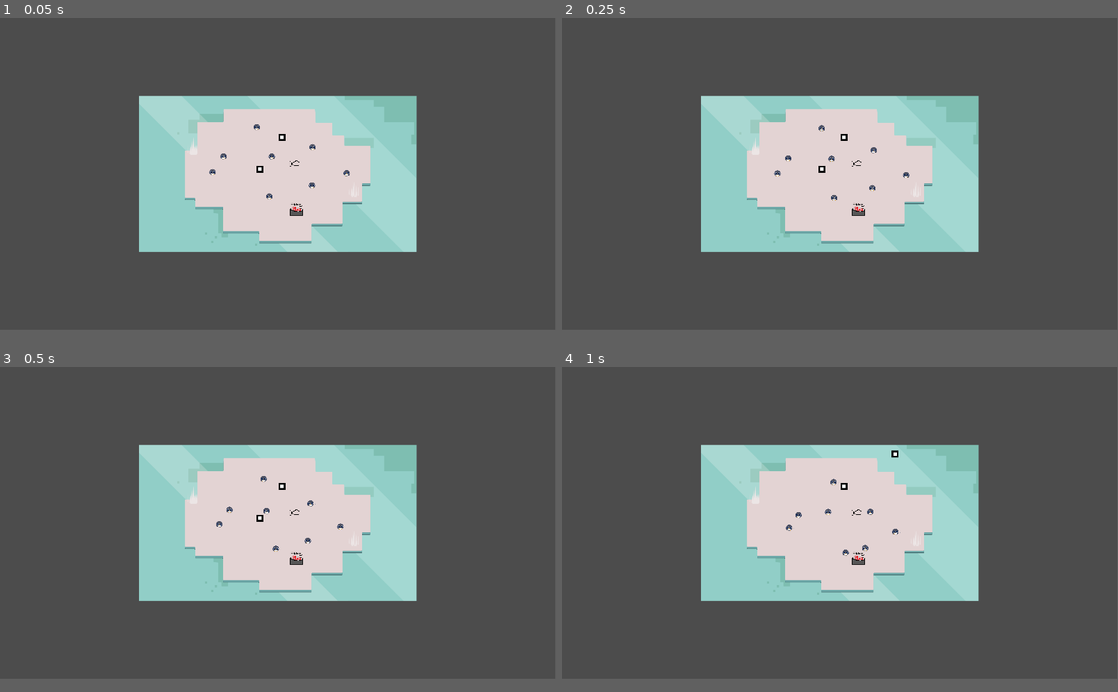
Above: before the commit, frames 1-4 (two rows, left to right).
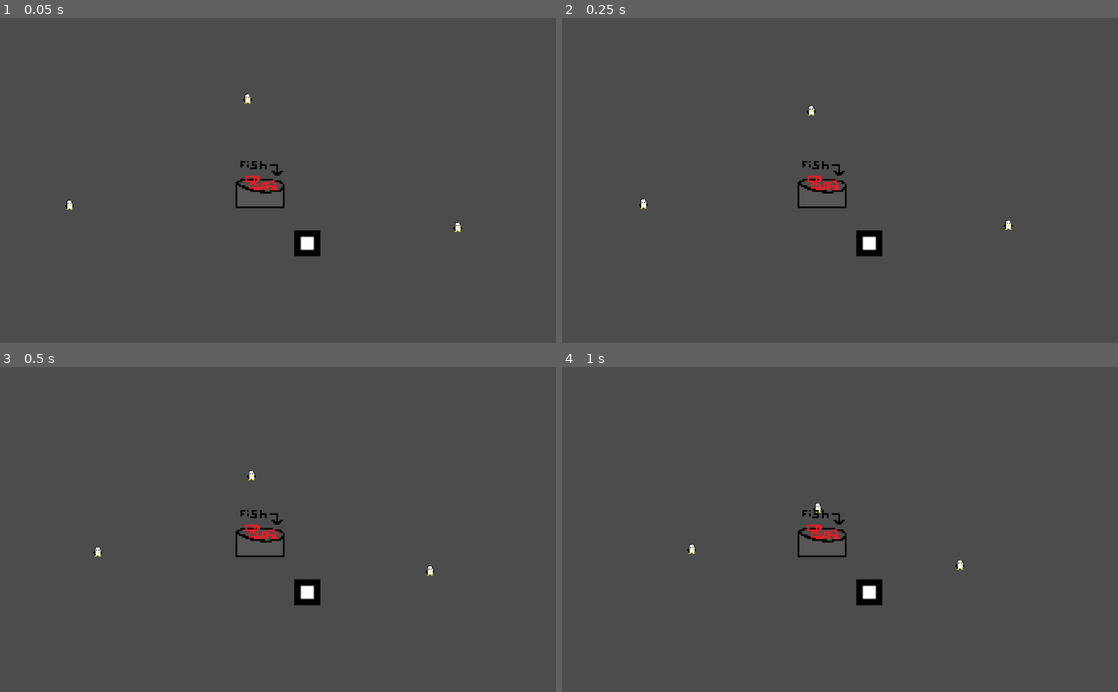
Above: after the commit, the same moments.

Repository: LeftCircle/Penguin-Day-Care
Game: Godot game, scene res://Main.tscn
Same seed, same stepped clock (60 frames per second), same inputs: the game is played once before the commit and once after it. Before the commit the project starts from res://Map/Levels/Level_0.tscn. The engine's default icon, where the game draws it, is replaced by a stand-in: a white triangle on a blue panel in a dark square.
Inputs (mouse positions are in pixels of both pictures, inside the frame that each line leads up to):
- Up to frame 1 (0.05 s): no input
- Up to frame 2 (0.25 s): no input
- Up to frame 3 (0.5 s): no input
- Up to frame 4 (1 s): drag from (823, 519) to (895, 454) at 0.52 s
In our replay, the window is 799x449 before the commit and 800x468 after it. These sizes can differ from the game's own. Grey fills any space a smaller window leaves; there, only what the larger window draws over its background counts as a difference.

The runs differ from the first frame. In frame 1, 24% of the frame differs, in the area x 11-84%, y 23-74%; in frame 2, 24%; in frame 3, 24%; in frame 4, 24%.
Error after the commit: Invalid call. Nonexistent function 'get_closest_point' in base 'Nil'. (res://Singletons/GlobalFunctions.gd:20)

Commit message:
bare n shark

Diff:
--- /dev/null
+++ b/Characters/Fish/Fish.tscn
@@ -0,0 +1,45 @@
+[gd_scene load_steps=4 format=2]
+
+[ext_resource path="res://Assets/FishBucket/FishSmall.png" type="Texture" id=1]
+
+[sub_resource type="Animation" id=1]
+resource_name = "FishBucketBeingEaten"
+tracks/0/type = "value"
+tracks/0/path = NodePath("Sprites/FishBucket:frame")
+tracks/0/interp = 1
+tracks/0/loop_wrap = true
+tracks/0/imported = false
+tracks/0/enabled = true
+tracks/0/keys = {
+"times": PoolRealArray( 0, 0.3, 0.6 ),
+"transitions": PoolRealArray( 1, 1, 1 ),
+"update": 1,
+"values": [ 0, 1, 2 ]
+}
+
+[sub_resource type="Animation" id=2]
+length = 0.001
+tracks/0/type = "value"
+tracks/0/path = NodePath("Sprites/FishBucket:frame")
+tracks/0/interp = 1
+tracks/0/loop_wrap = true
+tracks/0/imported = false
+tracks/0/enabled = true
+tracks/0/keys = {
+"times": PoolRealArray( 0 ),
+"transitions": PoolRealArray( 1 ),
+"update": 0,
+"values": [ 0 ]
+}
+
+[node name="KinematicBody2D" type="KinematicBody2D"]
+
+[node name="Sprites" type="Node2D" parent="."]
+
+[node name="FishBucket" type="Sprite" parent="Sprites"]
+texture = ExtResource( 1 )
+hframes = 6
+
+[node name="AnimationPlayer" type="AnimationPlayer" parent="."]
+anims/FishBucketBeingEaten = SubResource( 1 )
+anims/RESET = SubResource( 2 )
--- /dev/null
+++ b/Characters/Shark/Shark.tscn
@@ -0,0 +1,688 @@
+[gd_scene load_steps=11 format=2]
+
+[ext_resource path="res://Assets/Shark/Shark.png" type="Texture" id=1]
+
+[sub_resource type="Animation" id=1]
+length = 0.001
+tracks/0/type = "value"
+tracks/0/path = NodePath("Sprites/Shark:frame")
+tracks/0/interp = 1
+tracks/0/loop_wrap = true
+tracks/0/imported = false
+tracks/0/enabled = true
+tracks/0/keys = {
+"times": PoolRealArray( 0 ),
+"transitions": PoolRealArray( 1 ),
+"update": 0,
+"values": [ 1 ]
+}
+tracks/1/type = "value"
+tracks/1/path = NodePath("Sprites/SharkSenses:position")
+tracks/1/interp = 1
+tracks/1/loop_wrap = true
+tracks/1/imported = false
+tracks/1/enabled = true
+tracks/1/keys = {
+"times": PoolRealArray( 0 ),
+"transitions": PoolRealArray( 1 ),
+"update": 0,
+"values": [ Vector2( -300, 300 ) ]
+}
+tracks/2/type = "value"
+tracks/2/path = NodePath("Sprites/SharkSenses:frame")
+tracks/2/interp = 1
+tracks/2/loop_wrap = true
+tracks/2/imported = false
+tracks/2/enabled = true
+tracks/2/keys = {
+"times": PoolRealArray( 0 ),
+"transitions": PoolRealArray( 1 ),
+"update": 0,
+"values": [ 3 ]
+}
+
+[sub_resource type="Animation" id=2]
+resource_name = "SwimDownLeft"
+length = 2.0
+loop = true
+tracks/0/type = "value"
+tracks/0/path = NodePath("Sprites/Shark:frame")
+tracks/0/interp = 1
+tracks/0/loop_wrap = true
+tracks/0/imported = false
+tracks/0/enabled = true
+tracks/0/keys = {
+"times": PoolRealArray( 0, 0.5, 1, 1.5 ),
+"transitions": PoolRealArray( 1, 1, 1, 1 ),
+"update": 1,
+"values": [ 1, 2, 1, 0 ]
+}
+tracks/1/type = "value"
+tracks/1/path = NodePath("Sprites/Shark:flip_h")
+tracks/1/interp = 1
+tracks/1/loop_wrap = true
+tracks/1/imported = false
+tracks/1/enabled = true
+tracks/1/keys = {
+"times": PoolRealArray( 0 ),
+"transitions": PoolRealArray( 1 ),
+"update": 1,
+"values": [ true ]
+}
+tracks/2/type = "value"
+tracks/2/path = NodePath("Sprites/Shark:flip_v")
+tracks/2/interp = 1
+tracks/2/loop_wrap = true
+tracks/2/imported = false
+tracks/2/enabled = true
+tracks/2/keys = {
+"times": PoolRealArray( 0 ),
+"transitions": PoolRealArray( 1 ),
+"update": 1,
+"values": [ true ]
+}
+tracks/3/type = "value"
+tracks/3/path = NodePath("Sprites/SharkSenses:visible")
+tracks/3/interp = 1
+tracks/3/loop_wrap = true
+tracks/3/imported = false
+tracks/3/enabled = true
+tracks/3/keys = {
+"times": PoolRealArray( 0 ),
+"transitions": PoolRealArray( 1 ),
+"update": 1,
+"values": [ false ]
+}
+
+[sub_resource type="Animation" id=6]
+resource_name = "SwimDownLeftSensing"
+length = 2.0
+loop = true
+tracks/0/type = "value"
+tracks/0/path = NodePath("Sprites/Shark:frame")
+tracks/0/interp = 1
+tracks/0/loop_wrap = true
+tracks/0/imported = false
+tracks/0/enabled = true
+tracks/0/keys = {
+"times": PoolRealArray( 0, 0.5, 1, 1.5 ),
+"transitions": PoolRealArray( 1, 1, 1, 1 ),
+"update": 1,
+"values": [ 1, 2, 1, 0 ]
+}
+tracks/1/type = "value"
+tracks/1/path = NodePath("Sprites/Shark:flip_h")
+tracks/1/interp = 1
+tracks/1/loop_wrap = true
+tracks/1/imported = false
+tracks/1/enabled = true
+tracks/1/keys = {
+"times": PoolRealArray( 0 ),
+"transitions": PoolRealArray( 1 ),
+"update": 1,
+"values": [ true ]
+}
+tracks/2/type = "value"
+tracks/2/path = NodePath("Sprites/Shark:flip_v")
+tracks/2/interp = 1
+tracks/2/loop_wrap = true
+tracks/2/imported = false
+tracks/2/enabled = true
+tracks/2/keys = {
+"times": PoolRealArray( 0 ),
+"transitions": PoolRealArray( 1 ),
+"update": 1,
+"values": [ true ]
+}
+tracks/3/type = "value"
+tracks/3/path = NodePath("Sprites/SharkSenses:position")
+tracks/3/interp = 1
+tracks/3/loop_wrap = true
+tracks/3/imported = false
+tracks/3/enabled = true
+tracks/3/keys = {
+"times": PoolRealArray( 0 ),
+"transitions": PoolRealArray( 1 ),
+"update": 0,
+"values": [ Vector2( -300, 300 ) ]
+}
+tracks/4/type = "value"
+tracks/4/path = NodePath("Sprites/SharkSenses:frame")
+tracks/4/interp = 1
+tracks/4/loop_wrap = true
+tracks/4/imported = false
+tracks/4/enabled = true
+tracks/4/keys = {
+"times": PoolRealArray( 0.1, 0.5, 1, 1.5, 1.8 ),
+"transitions": PoolRealArray( 1, 1, 1, 1, 1 ),
+"update": 1,
+"values": [ 3, 4, 5, 4, 3 ]
+}
+tracks/5/type = "value"
+tracks/5/path = NodePath("Sprites/SharkSenses:visible")
+tracks/5/interp = 1
+tracks/5/loop_wrap = true
+tracks/5/imported = false
+tracks/5/enabled = true
+tracks/5/keys = {
+"times": PoolRealArray( 0, 0.1 ),
+"transitions": PoolRealArray( 1, 1 ),
+"update": 1,
+"values": [ false, true ]
+}
+tracks/6/type = "value"
+tracks/6/path = NodePath("Sprites/SharkSenses:flip_h")
+tracks/6/interp = 1
+tracks/6/loop_wrap = true
+tracks/6/imported = false
+tracks/6/enabled = true
+tracks/6/keys = {
+"times": PoolRealArray( 0 ),
+"transitions": PoolRealArray( 1 ),
+"update": 1,
+"values": [ true ]
+}
+tracks/7/type = "value"
+tracks/7/path = NodePath("Sprites/SharkSenses:flip_v")
+tracks/7/interp = 1
+tracks/7/loop_wrap = true
+tracks/7/imported = false
+tracks/7/enabled = true
+tracks/7/keys = {
+"times": PoolRealArray( 0 ),
+"transitions": PoolRealArray( 1 ),
+"update": 1,
+"values": [ true ]
+}
+
+[sub_resource type="Animation" id=3]
+resource_name = "SwimDownRight"
+length = 2.0
+loop = true
+tracks/0/type = "value"
+tracks/0/path = NodePath("Sprites/Shark:frame")
+tracks/0/interp = 1
+tracks/0/loop_wrap = true
+tracks/0/imported = false
+tracks/0/enabled = true
+tracks/0/keys = {
+"times": PoolRealArray( 0, 0.5, 1, 1.5 ),
+"transitions": PoolRealArray( 1, 1, 1, 1 ),
+"update": 1,
+"values": [ 1, 2, 1, 0 ]
+}
+tracks/1/type = "value"
+tracks/1/path = NodePath("Sprites/Shark:flip_h")
+tracks/1/interp = 1
+tracks/1/loop_wrap = true
+tracks/1/imported = false
+tracks/1/enabled = true
+tracks/1/keys = {
+"times": PoolRealArray( 0 ),
+"transitions": PoolRealArray( 1 ),
+"update": 1,
+"values": [ false ]
+}
+tracks/2/type = "value"
+tracks/2/path = NodePath("Sprites/Shark:flip_v")
+tracks/2/interp = 1
+tracks/2/loop_wrap = true
+tracks/2/imported = false
+tracks/2/enabled = true
+tracks/2/keys = {
+"times": PoolRealArray( 0 ),
+"transitions": PoolRealArray( 1 ),
+"update": 1,
+"values": [ true ]
+}
+tracks/3/type = "value"
+tracks/3/path = NodePath("Sprites/SharkSenses:visible")
+tracks/3/interp = 1
+tracks/3/loop_wrap = true
+tracks/3/imported = false
+tracks/3/enabled = true
+tracks/3/keys = {
+"times": PoolRealArray( 0 ),
+"transitions": PoolRealArray( 1 ),
+"update": 1,
+"values": [ false ]
+}
+
+[sub_resource type="Animation" id=7]
+resource_name = "SwimDownRightSensing"
+length = 2.0
+loop = true
+tracks/0/type = "value"
+tracks/0/path = NodePath("Sprites/Shark:frame")
+tracks/0/interp = 1
+tracks/0/loop_wrap = true
+tracks/0/imported = false
+tracks/0/enabled = true
+tracks/0/keys = {
+"times": PoolRealArray( 0, 0.5, 1, 1.5 ),
+"transitions": PoolRealArray( 1, 1, 1, 1 ),
+"update": 1,
+"values": [ 1, 2, 1, 0 ]
+}
+tracks/1/type = "value"
+tracks/1/path = NodePath("Sprites/Shark:flip_h")
+tracks/1/interp = 1
+tracks/1/loop_wrap = true
+tracks/1/imported = false
+tracks/1/enabled = true
+tracks/1/keys = {
+"times": PoolRealArray( 0 ),
+"transitions": PoolRealArray( 1 ),
+"update": 1,
+"values": [ false ]
+}
+tracks/2/type = "value"
+tracks/2/path = NodePath("Sprites/Shark:flip_v")
+tracks/2/interp = 1
+tracks/2/loop_wrap = true
+tracks/2/imported = false
+tracks/2/enabled = true
+tracks/2/keys = {
+"times": PoolRealArray( 0 ),
+"transitions": PoolRealArray( 1 ),
+"update": 1,
+"values": [ true ]
+}
+tracks/3/type = "value"
+tracks/3/path = NodePath("Sprites/SharkSenses:position")
+tracks/3/interp = 1
+tracks/3/loop_wrap = true
+tracks/3/imported = false
+tracks/3/enabled = true
+tracks/3/keys = {
+"times": PoolRealArray( 0 ),
+"transitions": PoolRealArray( 1 ),
+"update": 0,
+"values": [ Vector2( 300, 300 ) ]
+}
+tracks/4/type = "value"
+tracks/4/path = NodePath("Sprites/SharkSenses:frame")
+tracks/4/interp = 1
+tracks/4/loop_wrap = true
+tracks/4/imported = false
+tracks/4/enabled = true
+tracks/4/keys = {
+"times": PoolRealArray( 0.1, 0.5, 1, 1.5, 1.8 ),
+"transitions": PoolRealArray( 1, 1, 1, 1, 1 ),
+"update": 1,
+"values": [ 3, 4, 5, 4, 3 ]
+}
+tracks/5/type = "value"
+tracks/5/path = NodePath("Sprites/SharkSenses:visible")
+tracks/5/interp = 1
+tracks/5/loop_wrap = true
+tracks/5/imported = false
+tracks/5/enabled = true
+tracks/5/keys = {
+"times": PoolRealArray( 0, 0.1 ),
+"transitions": PoolRealArray( 1, 1 ),
+"update": 1,
+"values": [ false, true ]
+}
+tracks/6/type = "value"
+tracks/6/path = NodePath("Sprites/SharkSenses:flip_h")
+tracks/6/interp = 1
+tracks/6/loop_wrap = true
+tracks/6/imported = false
+tracks/6/enabled = true
+tracks/6/keys = {
+"times": PoolRealArray( 0 ),
+"transitions": PoolRealArray( 1 ),
+"update": 1,
+"values": [ false ]
+}
+tracks/7/type = "value"
+tracks/7/path = NodePath("Sprites/SharkSenses:flip_v")
+tracks/7/interp = 1
+tracks/7/loop_wrap = true
+tracks/7/imported = false
+tracks/7/enabled = true
+tracks/7/keys = {
+"times": PoolRealArray( 0 ),
+"transitions": PoolRealArray( 1 ),
+"update": 1,
+"values": [ true ]
+}
+
+[sub_resource type="Animation" id=4]
+resource_name = "SwimUpLeft"
+length = 2.0
+loop = true
+tracks/0/type = "value"
+tracks/0/path = NodePath("Sprites/Shark:frame")
+tracks/0/interp = 1
+tracks/0/loop_wrap = true
+tracks/0/imported = false
+tracks/0/enabled = true
+tracks/0/keys = {
+"times": PoolRealArray( 0, 0.5, 1, 1.5 ),
+"transitions": PoolRealArray( 1, 1, 1, 1 ),
+"update": 1,
+"values": [ 1, 2, 1, 0 ]
+}
+tracks/1/type = "value"
+tracks/1/path = NodePath("Sprites/Shark:flip_h")
+tracks/1/interp = 1
+tracks/1/loop_wrap = true
+tracks/1/imported = false
+tracks/1/enabled = true
+tracks/1/keys = {
+"times": PoolRealArray( 0 ),
+"transitions": PoolRealArray( 1 ),
+"update": 1,
+"values": [ true ]
+}
+tracks/2/type = "value"
+tracks/2/path = NodePath("Sprites/Shark:flip_v")
+tracks/2/interp = 1
+tracks/2/loop_wrap = true
+tracks/2/imported = false
+tracks/2/enabled = true
+tracks/2/keys = {
+"times": PoolRealArray( 0 ),
+"transitions": PoolRealArray( 1 ),
+"update": 1,
+"values": [ false ]
+}
+tracks/3/type = "value"
+tracks/3/path = NodePath("Sprites/SharkSenses:visible")
+tracks/3/interp = 1
+tracks/3/loop_wrap = true
+tracks/3/imported = false
+tracks/3/enabled = true
+tracks/3/keys = {
+"times": PoolRealArray( 0 ),
+"transitions": PoolRealArray( 1 ),
+"update": 1,
+"values": [ false ]
+}
+
+[sub_resource type="Animation" id=9]
+resource_name = "SwimUpLeftSensing"
+length = 2.0
+loop = true
+tracks/0/type = "value"
+tracks/0/path = NodePath("Sprites/Shark:frame")
+tracks/0/interp = 1
+tracks/0/loop_wrap = true
+tracks/0/imported = false
+tracks/0/enabled = true
+tracks/0/keys = {
+"times": PoolRealArray( 0, 0.5, 1, 1.5 ),
+"transitions": PoolRealArray( 1, 1, 1, 1 ),
+"update": 1,
+"values": [ 1, 2, 1, 0 ]
+}
+tracks/1/type = "value"
+tracks/1/path = NodePath("Sprites/Shark:flip_h")
+tracks/1/interp = 1
+tracks/1/loop_wrap = true
+tracks/1/imported = false
+tracks/1/enabled = true
+tracks/1/keys = {
+"times": PoolRealArray( 0 ),
+"transitions": PoolRealArray( 1 ),
+"update": 1,
+"values": [ true ]
+}
+tracks/2/type = "value"
+tracks/2/path = NodePath("Sprites/Shark:flip_v")
+tracks/2/interp = 1
+tracks/2/loop_wrap = true
+tracks/2/imported = false
+tracks/2/enabled = true
+tracks/2/keys = {
+"times": PoolRealArray( 0 ),
+"transitions": PoolRealArray( 1 ),
+"update": 1,
+"values": [ false ]
+}
+tracks/3/type = "value"
+tracks/3/path = NodePath("Sprites/SharkSenses:position")
+tracks/3/interp = 1
+tracks/3/loop_wrap = true
+tracks/3/imported = false
+tracks/3/enabled = true
+tracks/3/keys = {
+"times": PoolRealArray( 0 ),
+"transitions": PoolRealArray( 1 ),
+"update": 0,
+"values": [ Vector2( -300, -300 ) ]
+}
+tracks/4/type = "value"
+tracks/4/path = NodePath("Sprites/SharkSenses:frame")
+tracks/4/interp = 1
+tracks/4/loop_wrap = true
+tracks/4/imported = false
+tracks/4/enabled = true
+tracks/4/keys = {
+"times": PoolRealArray( 0.1, 0.5, 1, 1.5, 1.8 ),
+"transitions": PoolRealArray( 1, 1, 1, 1, 1 ),
+"update": 1,
+"values": [ 3, 4, 5, 4, 3 ]
+}
+tracks/5/type = "value"
+tracks/5/path = NodePath("Sprites/SharkSenses:visible")
+tracks/5/interp = 1
+tracks/5/loop_wrap = true
+tracks/5/imported = false
+tracks/5/enabled = true
+tracks/5/keys = {
+"times": PoolRealArray( 0, 0.1 ),
+"transitions": PoolRealArray( 1, 1 ),
+"update": 1,
+"values": [ false, true ]
+}
+tracks/6/type = "value"
+tracks/6/path = NodePath("Sprites/SharkSenses:flip_h")
+tracks/6/interp = 1
+tracks/6/loop_wrap = true
+tracks/6/imported = false
+tracks/6/enabled = true
+tracks/6/keys = {
+"times": PoolRealArray( 0 ),
+"transitions": PoolRealArray( 1 ),
+"update": 1,
+"values": [ true ]
+}
+tracks/7/type = "value"
+tracks/7/path = NodePath("Sprites/SharkSenses:flip_v")
+tracks/7/interp = 1
+tracks/7/loop_wrap = true
+tracks/7/imported = false
+tracks/7/enabled = true
+tracks/7/keys = {
+"times": PoolRealArray( 0 ),
+"transitions": PoolRealArray( 1 ),
+"update": 1,
+"values": [ false ]
+}
+
+[sub_resource type="Animation" id=5]
+resource_name = "SwimUpRight"
+length = 2.0
+loop = true
+tracks/0/type = "value"
+tracks/0/path = NodePath("Sprites/Shark:frame")
+tracks/0/interp = 1
+tracks/0/loop_wrap = true
+tracks/0/imported = false
+tracks/0/enabled = true
+tracks/0/keys = {
+"times": PoolRealArray( 0, 0.5, 1, 1.5 ),
+"transitions": PoolRealArray( 1, 1, 1, 1 ),
+"update": 1,
+"values": [ 1, 2, 1, 0 ]
+}
+tracks/1/type = "value"
+tracks/1/path = NodePath("Sprites/Shark:flip_h")
+tracks/1/interp = 1
+tracks/1/loop_wrap = true
+tracks/1/imported = false
+tracks/1/enabled = true
+tracks/1/keys = {
+"times": PoolRealArray( 0 ),
+"transitions": PoolRealArray( 1 ),
+"update": 1,
+"values": [ false ]
+}
+tracks/2/type = "value"
+tracks/2/path = NodePath("Sprites/Shark:flip_v")
+tracks/2/interp = 1
+tracks/2/loop_wrap = true
+tracks/2/imported = false
+tracks/2/enabled = true
+tracks/2/keys = {
+"times": PoolRealArray( 0 ),
+"transitions": PoolRealArray( 1 ),
+"update": 1,
+"values": [ false ]
+}
+tracks/3/type = "value"
+tracks/3/path = NodePath("Sprites/SharkSenses:visible")
+tracks/3/interp = 1
+tracks/3/loop_wrap = true
+tracks/3/imported = false
+tracks/3/enabled = true
+tracks/3/keys = {
+"times": PoolRealArray( 0 ),
+"transitions": PoolRealArray( 1 ),
+"update": 1,
+"values": [ false ]
+}
+
+[sub_resource type="Animation" id=8]
+resource_name = "SwimUpRightSensing"
+length = 2.0
+loop = true
+tracks/0/type = "value"
+tracks/0/path = NodePath("Sprites/Shark:frame")
+tracks/0/interp = 1
+tracks/0/loop_wrap = true
+tracks/0/imported = false
+tracks/0/enabled = true
+tracks/0/keys = {
+"times": PoolRealArray( 0, 0.5, 1, 1.5 ),
+"transitions": PoolRealArray( 1, 1, 1, 1 ),
+"update": 1,
+"values": [ 1, 2, 1, 0 ]
+}
+tracks/1/type = "value"
+tracks/1/path = NodePath("Sprites/Shark:flip_h")
+tracks/1/interp = 1
+tracks/1/loop_wrap = true
+tracks/1/imported = false
+tracks/1/enabled = true
+tracks/1/keys = {
+"times": PoolRealArray( 0 ),
+"transitions": PoolRealArray( 1 ),
+"update": 1,
+"values": [ false ]
+}
+tracks/2/type = "value"
+tracks/2/path = NodePath("Sprites/Shark:flip_v")
+tracks/2/interp = 1
+tracks/2/loop_wrap = true
+tracks/2/imported = false
+tracks/2/enabled = true
+tracks/2/keys = {
+"times": PoolRealArray( 0 ),
+"transitions": PoolRealArray( 1 ),
+"update": 1,
+"values": [ false ]
+}
+tracks/3/type = "value"
+tracks/3/path = NodePath("Sprites/SharkSenses:position")
+tracks/3/interp = 1
+tracks/3/loop_wrap = true
+tracks/3/imported = false
+tracks/3/enabled = true
+tracks/3/keys = {
+"times": PoolRealArray( 0 ),
+"transitions": PoolRealArray( 1 ),
+"update": 0,
+"values": [ Vector2( 300, -300 ) ]
+}
+tracks/4/type = "value"
+tracks/4/path = NodePath("Sprites/SharkSenses:frame")
+tracks/4/interp = 1
+tracks/4/loop_wrap = true
+tracks/4/imported = false
+tracks/4/enabled = true
+tracks/4/keys = {
+"times": PoolRealArray( 0.1, 0.5, 1, 1.5, 1.8 ),
+"transitions": PoolRealArray( 1, 1, 1, 1, 1 ),
+"update": 1,
+"values": [ 3, 4, 5, 4, 3 ]
+}
+tracks/5/type = "value"
+tracks/5/path = NodePath("Sprites/SharkSenses:visible")
+tracks/5/interp = 1
+tracks/5/loop_wrap = true
+tracks/5/imported = false
+tracks/5/enabled = true
+tracks/5/keys = {
+"times": PoolRealArray( 0, 0.1 ),
+"transitions": PoolRealArray( 1, 1 ),
+"update": 1,
+"values": [ false, true ]
+}
+tracks/6/type = "value"
+tracks/6/path = NodePath("Sprites/SharkSenses:flip_h")
+tracks/6/interp = 1
+tracks/6/loop_wrap = true
+tracks/6/imported = false
+tracks/6/enabled = true
+tracks/6/keys = {
+"times": PoolRealArray( 0 ),
+"transitions": PoolRealArray( 1 ),
+"update": 1,
+"values": [ false ]
+}
+tracks/7/type = "value"
+tracks/7/path = NodePath("Sprites/SharkSenses:flip_v")
+tracks/7/interp = 1
+tracks/7/loop_wrap = true
+tracks/7/imported = false
+tracks/7/enabled = true
+tracks/7/keys = {
+"times": PoolRealArray( 0 ),
+"transitions": PoolRealArray( 1 ),
+"update": 1,
+"values": [ false ]
+}
+
+[node name="KinematicBody2D" type="KinematicBody2D"]
+
+[node name="Sprites" type="Node2D" parent="."]
+
+[node name="Shark" type="Sprite" parent="Sprites"]
+texture = ExtResource( 1 )
+flip_h = true
+flip_v = true
+hframes = 6
+frame = 1
+
+[node name="SharkSenses" type="Sprite" parent="Sprites"]
+visible = false
+position = Vector2( -300, 300 )
+texture = ExtResource( 1 )
+flip_h = true
+hframes = 6
+frame = 3
+
+[node name="AnimationPlayer" type="AnimationPlayer" parent="."]
+anims/RESET = SubResource( 1 )
+anims/SwimDownLeft = SubResource( 2 )
+anims/SwimDownLeftSensing = SubResource( 6 )
+anims/SwimDownRight = SubResource( 3 )
+anims/SwimDownRightSensing = SubResource( 7 )
+anims/SwimUpLeft = SubResource( 4 )
+anims/SwimUpLeftSensing = SubResource( 9 )
+anims/SwimUpRight = SubResource( 5 )
+anims/SwimUpRightSensing = SubResource( 8 )
--- a/project.godot
+++ b/project.godot
@@ -57,25 +57,12 @@
 [application]
 
 config/name="Penguin Day Care"
-run/main_scene="res://Map/Levels/Level_0.tscn"
+run/main_scene="res://Main.tscn"
 config/icon="res://icon.png"
 
 [autoload]
 
 GlobalFunctions="*res://Singletons/GlobalFunctions.gd"
-
-[display]
-
-window/size/width=1920
-window/size/height=1080
-
-[input]
-
-pick_up={
-"deadzone": 0.5,
-"events": [ Object(InputEventMouseButton,"resource_local_to_scene":false,"resource_name":"","device":0,"alt":false,"shift":false,"control":false,"meta":false,"command":false,"button_mask":0,"position":Vector2( 0, 0 ),"global_position":Vector2( 0, 0 ),"factor":1.0,"button_index":1,"pressed":false,"doubleclick":false,"script":null)
- ]
-}
 
 [layer_names]
 
Binary file added: Assets/FishBucket/FishSmall.png
Not shown, added: Assets/FishBucket/FishSmall.png.import
Binary file added: Assets/IntroScene/Intro_Level 1 copy 10.png
Not shown, added: Assets/IntroScene/Intro_Level 1 copy 10.png.import
Binary file added: Assets/IntroScene/Intro_Level 1 copy 11.png
Not shown, added: Assets/IntroScene/Intro_Level 1 copy 11.png.import
Binary file added: Assets/IntroScene/Intro_Level 1 copy 12.png
Not shown, added: Assets/IntroScene/Intro_Level 1 copy 12.png.import
Binary file added: Assets/IntroScene/Intro_Level 1 copy 13.png
Not shown, added: Assets/IntroScene/Intro_Level 1 copy 13.png.import
Binary file added: Assets/IntroScene/Intro_Level 1 copy 14.png
Not shown, added: Assets/IntroScene/Intro_Level 1 copy 14.png.import
(and 64 more such lines)
